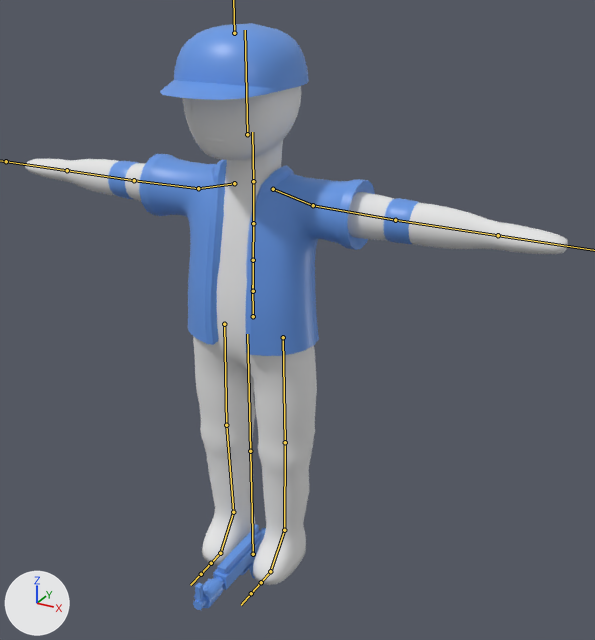
The FBX model Assets/Mesh/Doll_main.fbx, before and after one commit.
Before and after are seen from a camera (50 mm lens) standing at (0.889, -1.388, 1.355) and looking at (-0.127, 0.458, 0.432). Every picture has the same lights, and +X, +Y and +Z are marked at lower left. The bones that bend it are drawn over the model as lines.
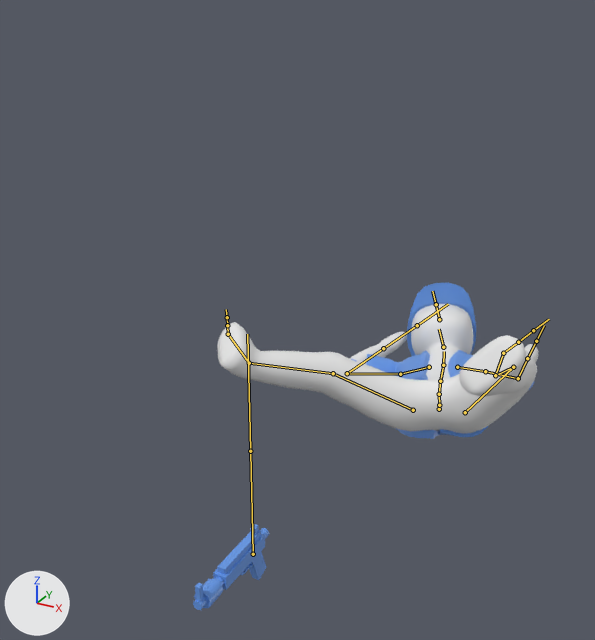
The newer file adds an action. The first version stands in its rest pose; the second is drawn at frame 104 of the action 'Armature|death'.

Location of each change, [x1, y1, x2, y2] in pixels of the pictures (595 x 640 px):
'Plane.001', posed: before [25, 86, 568, 585]; after [217, 304, 538, 434]
'Plane.002', posed (9% wider, 44% shorter): before [108, 23, 420, 610]; after [193, 283, 534, 610]
bone 'mixamorig:Hips', root to tip: before (253, 316) to (252, 285); after (439, 409) to (439, 403)
bone 'mixamorig:Spine', root to tip: before (253, 291) to (253, 260); after (439, 405) to (439, 394)
bone 'mixamorig:Spine1', root to tip: before (253, 260) to (253, 223); after (439, 394) to (440, 381)
bone 'mixamorig:Spine2', root to tip: before (253, 223) to (253, 180); after (440, 381) to (443, 365)
bone 'mixamorig:Neck', root to tip: before (253, 181) to (252, 132); after (443, 365) to (444, 351)
bone 'mixamorig:Head', root to tip: before (247, 134) to (245, 30); after (443, 347) to (439, 329)
bone 'mixamorig:LeftShoulder', root to tip: before (273, 189) to (313, 205); after (457, 367) to (485, 371)
bone 'mixamorig:LeftArm', root to tip: before (313, 205) to (395, 220); after (485, 371) to (518, 378)
bone 'mixamorig:LeftForeArm', root to tip: before (395, 220) to (498, 235); after (518, 378) to (527, 358)
bone 'mixamorig:RightShoulder', root to tip: before (234, 183) to (198, 188); after (429, 367) to (400, 374)
bone 'mixamorig:RightArm', root to tip: before (198, 188) to (134, 180); after (400, 374) to (347, 373)
bone 'mixamorig:RightForeArm', root to tip: before (134, 180) to (67, 170); after (347, 373) to (383, 348)
bone 'mixamorig:LeftUpLeg', root to tip: before (283, 337) to (285, 442); after (465, 412) to (513, 367)
bone 'mixamorig:LeftLeg', root to tip: before (285, 442) to (284, 530); after (513, 367) to (495, 375)
bone 'mixamorig:LeftFoot', root to tip: before (284, 530) to (270, 571); after (495, 375) to (503, 353)
bone 'mixamorig:RightUpLeg', root to tip: before (224, 324) to (226, 425); after (413, 410) to (333, 373)
bone 'mixamorig:RightLeg', root to tip: before (226, 425) to (233, 512); after (333, 373) to (249, 363)
bone 'mixamorig:RightFoot', root to tip: before (233, 512) to (220, 553); after (249, 363) to (228, 334)

The change, as a list of edits to the scene's bpy script:
```text
Change bone_mixamorig_hips:
    where bone_mixamorig_hips = bpy.data.objects['Armature'].pose.bones['mixamorig:Hips']
    bone_mixamorig_hips.location: (0.0, 0.0, 0.0) -> (0.224, -0.507, -0.671)
    bone_mixamorig_hips.rotation_quaternion: (1.0, 0.0, 0.0, 0.0) -> (0.601, -0.783, 0.081, 0.143)  # degrees (0, 0, 0) -> degrees (-105, 19, 3)
Change bone_mixamorig_spine:
    where bone_mixamorig_spine = bpy.data.objects['Armature'].pose.bones['mixamorig:Spine']  # child of 'mixamorig:Hips'
    bone_mixamorig_spine.rotation_quaternion: (1.0, 0.0, 0.0, 0.0) -> (0.988, 0.152, -0.028, 0.014)  # degrees (0, 0, 0) -> degrees (17, -3, 1)
Change bone_mixamorig_spine1:
    where bone_mixamorig_spine1 = bpy.data.objects['Armature'].pose.bones['mixamorig:Spine1']  # child of 'mixamorig:Spine'
    bone_mixamorig_spine1.rotation_quaternion: (1.0, 0.0, 0.0, 0.0) -> (0.999, 0.035, -0.014, -0.036)  # degrees (0, 0, 0) -> degrees (4, -1, -4)
Change bone_mixamorig_spine2:
    where bone_mixamorig_spine2 = bpy.data.objects['Armature'].pose.bones['mixamorig:Spine2']  # child of 'mixamorig:Spine1'
    bone_mixamorig_spine2.rotation_quaternion: (1.0, 0.0, 0.0, 0.0) -> (0.999, 0.035, -0.017, -0.035)  # degrees (0, 0, 0) -> degrees (4, -2, -4)
Change bone_mixamorig_neck:
    where bone_mixamorig_neck = bpy.data.objects['Armature'].pose.bones['mixamorig:Neck']  # child of 'mixamorig:Spine2'
    bone_mixamorig_neck.rotation_quaternion: (1.0, 0.0, 0.0, 0.0) -> (0.995, -0.083, 0.0, 0.056)  # degrees (0, 0, 0) -> degrees (-10, 1, 6)
Change bone_mixamorig_head:
    where bone_mixamorig_head = bpy.data.objects['Armature'].pose.bones['mixamorig:Head']  # child of 'mixamorig:Neck'
    bone_mixamorig_head.rotation_quaternion: (1.0, 0.0, 0.0, 0.0) -> (0.996, -0.056, 0.059, 0.044)  # degrees (0, 0, 0) -> degrees (-6, 7, 5)
Change bone_mixamorig_leftshoulder:
    where bone_mixamorig_leftshoulder = bpy.data.objects['Armature'].pose.bones['mixamorig:LeftShoulder']  # child of 'mixamorig:Spine2'
    bone_mixamorig_leftshoulder.rotation_quaternion: (1.0, 0.0, 0.0, 0.0) -> (1.0, 0.027, 0.009, 0.003)  # degrees (0, 0, 0) -> degrees (3, 1, 0)
Change bone_mixamorig_leftarm:
    where bone_mixamorig_leftarm = bpy.data.objects['Armature'].pose.bones['mixamorig:LeftArm']  # child of 'mixamorig:LeftShoulder'
    bone_mixamorig_leftarm.rotation_quaternion: (1.0, 0.0, 0.0, 0.0) -> (0.644, -0.517, -0.564, -0.009)  # degrees (0, 0, 0) -> degrees (-105, -47, 58)
Change bone_mixamorig_leftforearm:
    where bone_mixamorig_leftforearm = bpy.data.objects['Armature'].pose.bones['mixamorig:LeftForeArm']  # child of 'mixamorig:LeftArm'
    bone_mixamorig_leftforearm.rotation_quaternion: (1.0, 0.0, 0.0, 0.0) -> (0.953, 0.013, 0.0, 0.303)  # degrees (0, 0, 0) -> degrees (1, 0, 35)
Change bone_mixamorig_rightshoulder:
    where bone_mixamorig_rightshoulder = bpy.data.objects['Armature'].pose.bones['mixamorig:RightShoulder']  # child of 'mixamorig:Spine2'
    bone_mixamorig_rightshoulder.rotation_quaternion: (1.0, 0.0, 0.0, 0.0) -> (0.999, 0.02, 0.009, 0.04)  # degrees (0, 0, 0) -> degrees (2, 1, 5)
Change bone_mixamorig_rightarm:
    where bone_mixamorig_rightarm = bpy.data.objects['Armature'].pose.bones['mixamorig:RightArm']  # child of 'mixamorig:RightShoulder'
    bone_mixamorig_rightarm.rotation_quaternion: (1.0, 0.0, 0.0, 0.0) -> (0.672, 0.09, 0.734, -0.039)  # degrees (0, 0, 0) -> degrees (-34, 97, -44)
Change bone_mixamorig_rightforearm:
    where bone_mixamorig_rightforearm = bpy.data.objects['Armature'].pose.bones['mixamorig:RightForeArm']  # child of 'mixamorig:RightArm'
    bone_mixamorig_rightforearm.rotation_quaternion: (1.0, 0.0, 0.0, 0.0) -> (0.468, 0.04, 0.0, -0.883)  # degrees (0, 0, 0) -> degrees (2, 4, -124)
Change bone_mixamorig_leftupleg:
    where bone_mixamorig_leftupleg = bpy.data.objects['Armature'].pose.bones['mixamorig:LeftUpLeg']  # child of 'mixamorig:Hips'
    bone_mixamorig_leftupleg.rotation_quaternion: (1.0, 0.0, 0.0, 0.0) -> (0.851, 0.419, -0.296, 0.112)  # degrees (0, 0, 0) -> degrees (54, -37, -4)
Change bone_mixamorig_leftleg:
    where bone_mixamorig_leftleg = bpy.data.objects['Armature'].pose.bones['mixamorig:LeftLeg']  # child of 'mixamorig:LeftUpLeg'
    bone_mixamorig_leftleg.rotation_quaternion: (1.0, 0.0, 0.0, 0.0) -> (0.882, -0.456, -0.115, -0.042)  # degrees (0, 0, 0) -> degrees (-55, -14, 2)
Change bone_mixamorig_leftfoot:
    where bone_mixamorig_leftfoot = bpy.data.objects['Armature'].pose.bones['mixamorig:LeftFoot']  # child of 'mixamorig:LeftLeg'
    bone_mixamorig_leftfoot.rotation_quaternion: (1.0, 0.0, 0.0, 0.0) -> (0.983, -0.029, -0.148, -0.102)  # degrees (0, 0, 0) -> degrees (-2, -17, -12)
Change bone_mixamorig_rightupleg:
    where bone_mixamorig_rightupleg = bpy.data.objects['Armature'].pose.bones['mixamorig:RightUpLeg']  # child of 'mixamorig:Hips'
    bone_mixamorig_rightupleg.rotation_quaternion: (1.0, 0.0, 0.0, 0.0) -> (0.753, 0.42, 0.233, -0.45)  # degrees (0, 0, 0) -> degrees (38, 47, -45)
Change bone_mixamorig_rightleg:
    where bone_mixamorig_rightleg = bpy.data.objects['Armature'].pose.bones['mixamorig:RightLeg']  # child of 'mixamorig:RightUpLeg'
    bone_mixamorig_rightleg.rotation_quaternion: (1.0, 0.0, 0.0, 0.0) -> (0.985, -0.139, 0.078, -0.072)  # degrees (0, 0, 0) -> degrees (-17, 8, -9)
Change bone_mixamorig_rightfoot:
    where bone_mixamorig_rightfoot = bpy.data.objects['Armature'].pose.bones['mixamorig:RightFoot']  # child of 'mixamorig:RightLeg'
    bone_mixamorig_rightfoot.rotation_quaternion: (1.0, 0.0, 0.0, 0.0) -> (0.963, 0.025, 0.201, 0.175)  # degrees (0, 0, 0) -> degrees (7, 22, 22)
```
